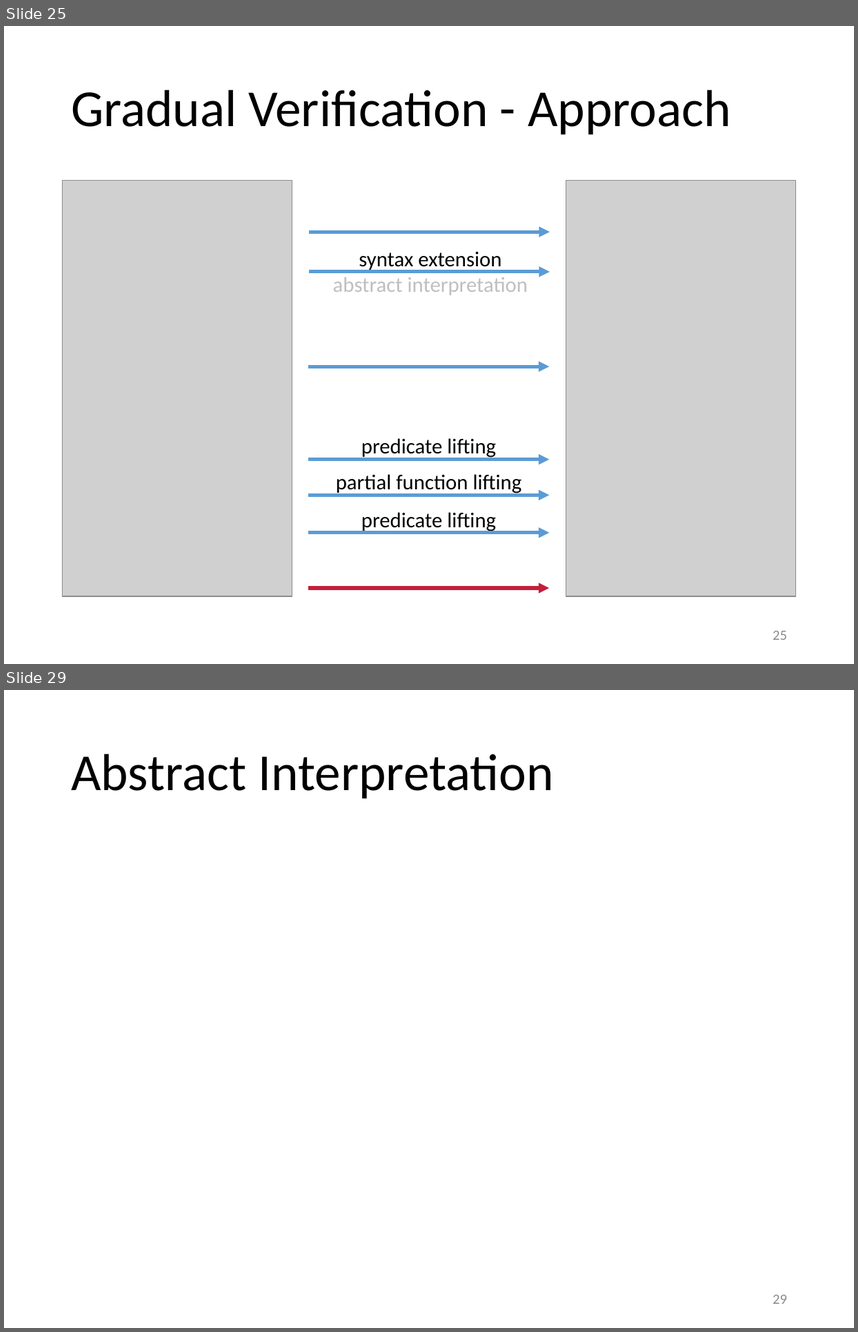
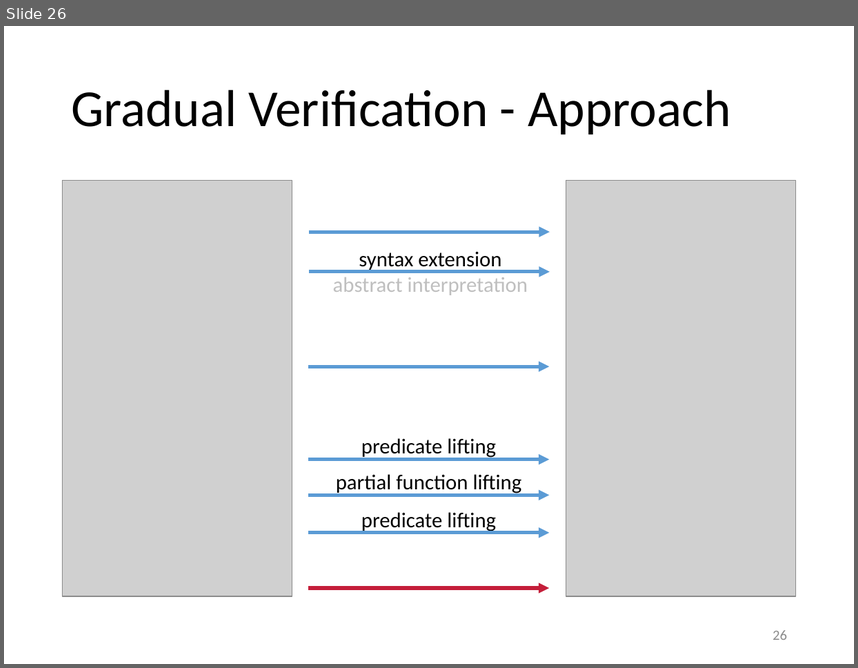
Before and after one commit to olydis/GradVerThesis, a slide deck: presentation/PLunch.pptm. Shown one above the other, each under a label of ours: slides 25 and 29 before the commit, slide 26 after it; the slides between them are not shown. The pictures are 858x1332 and 858x668 pixels, drawn with LibreOffice and Linux fonts; fonts in the diff are those of the drawing; grey boxes stand for pictures. Boxes give left, top, right and bottom in pixels: in the first picture for what was removed or moved away, otherwise in the second. Text is boxed around its words. In the diff, an @@ line names an element or a change of style, - is before the commit and + after.

```diff
--- a/presentation/PLunch.pptm
+++ b/presentation/PLunch.pptm
@@ slide 29 removed at [4, 690, 854, 1328], background #FFFFFF @@
@@ title removed at [71, 753, 554, 798] @@
-Abstract Interpretation
@@ page number removed at [773, 1294, 787, 1303] @@
-29
@@ what was slide 25 is now slide 26 @@
@@ page number at [773, 630, 787, 639]: text changed @@
-25
+26
```
Also in this commit, not shown: 5 slides changed, 3 slides added, 3 other slides removed, 1 other file.
